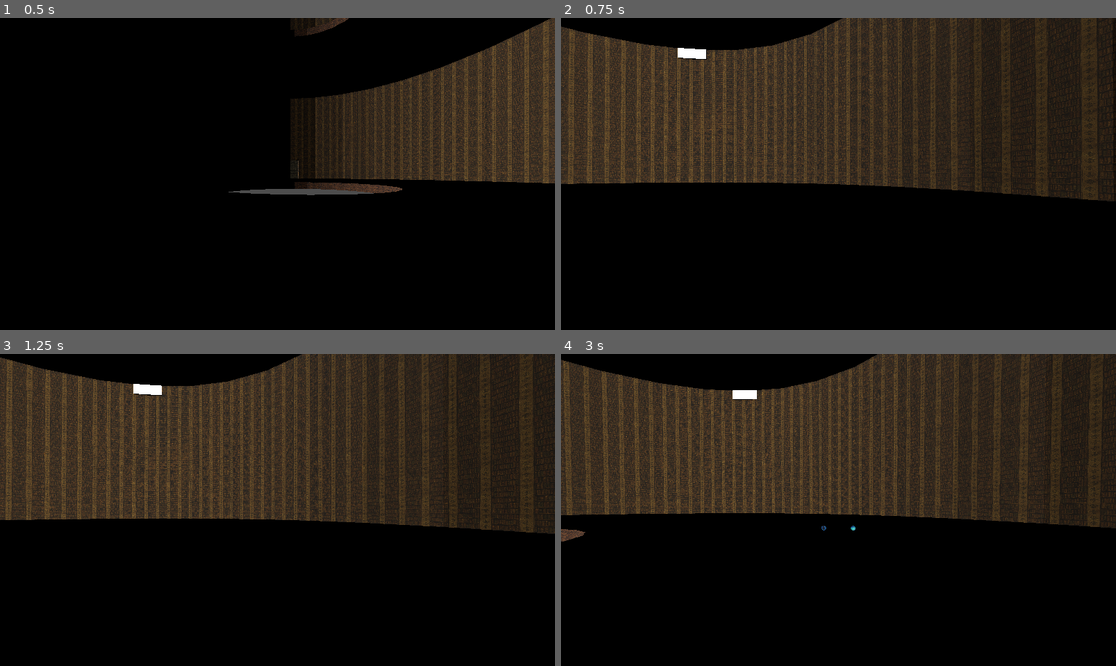
Above: before the commit, frames 1-4 (two rows, left to right).
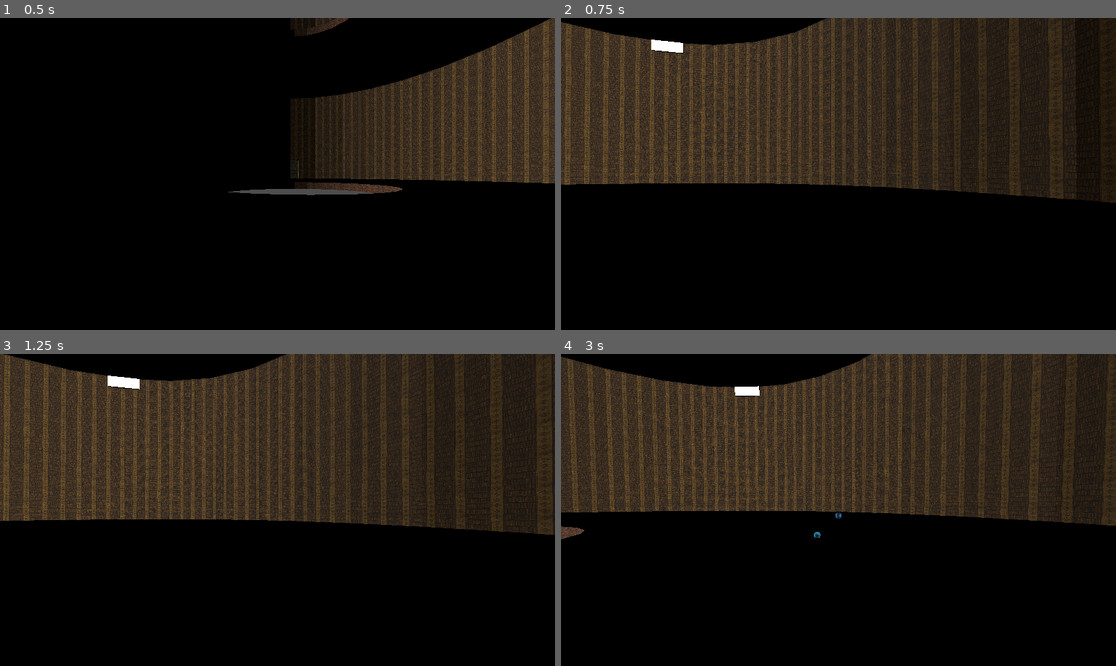
Above: after the commit, the same moments.

Repository: tharpm95/orb_thrower
Game: Godot game, scene res://worlds/level_1.tscn
Same seed, same stepped clock (60 frames per second), same inputs: the game is played once before the commit and once after it.
Inputs (mouse positions are in pixels of both pictures, inside the frame that each line leads up to):
- Up to frame 1 (0.5 s): no input
- Up to frame 2 (0.75 s): move the mouse to (866, 174) at 0.52 s; hold A (A) from 0.53 s (still down)
- Up to frame 3 (1.25 s): keep holding A (A); tap D (D) at 0.8 s
- Up to frame 4 (3 s): move the mouse to (810, 510) at 1.27 s; release A (A) at 1.28 s; tap D (D) at 1.35 s; click (810, 510) at 1.55 s; move the mouse to (849, 503) at 2.02 s; press the mouse at (849, 503) at 2.03 s; tap S (S) at 2.3, 2.85 s; tap Enter at 2.75 s; move the mouse to (832, 516) at 2.77 s; release the mouse at (832, 516) at 2.78 s

Frame 1 is identical in both runs. In frame 2, 16% of the frame differs, in the area x 0-100%, y 0-60%; in frame 3, 16%; in frame 4, 18%, in the area x 0-100%, y 0-61%.

Commit message:
Charge up throw strength

Diff:
--- a/project.godot
+++ b/project.godot
@@ -14,6 +14,12 @@
 run/main_scene="res://worlds/level_1.tscn"
 config/features=PackedStringArray("4.3", "Forward Plus")
 config/icon="res://icon.svg"
+
+[display]
+
+window/size/viewport_width=1920
+window/size/viewport_height=1080
+window/size/mode=2
 
 [input]
 
--- a/scripts/movement.gd
+++ b/scripts/movement.gd
@@ -3,20 +3,39 @@
 const SPEED = 5.0
 const JUMP_VELOCITY = 4.5
 const FALL_THRESHOLD = -100.0
-const LAUNCH_FORCE = 10.0
+const BASE_LAUNCH_FORCE = 5.0
+const MAX_LAUNCH_FORCE = 50.0
 const SPHERE_LIFETIME = 2.0 # Lifetime of a sphere in seconds
+const MAX_CHARGE_TIME = 2.0 # Time in seconds to reach full charge
 
 @onready var camera = $Camera3D
+@onready var charge_bar = $HUD/ChargeProgressBar
 
 var start_position: Vector3
 var log_timer: float = 0.0 # Timer for logging
 var log_interval: float = 1.0 # Interval to log character position
+var charge_time: float = 0.0 # Time the left mouse button is held
 
 # Load sphere mesh scene
 @export var sphere_scene: PackedScene = preload("res://scenes/orb.tscn")
 
 func _ready():
 	start_position = global_transform.origin
+	charge_bar.visible = false  # Start with the charge bar hidden
+	charge_bar.value = 0.0
+
+	# Create a StyleBoxFlat for customizing the background
+	var style_bg = StyleBoxFlat.new()
+	style_bg.bg_color = Color(0, 0, 0, 0.5)  # Semi-transparent black background
+
+	# Apply the style box for the background
+	charge_bar.add_theme_stylebox_override("background", style_bg)
+
+	# Create and apply a StyleBoxFlat for the foreground (fill)
+	var style_fg = StyleBoxFlat.new()
+	style_fg.bg_color = Color(0.5, 0, 0.5, 1)  # Purple for the foreground/fill
+
+	charge_bar.add_theme_stylebox_override("fg", style_fg)
 
 func _physics_process(delta: float) -> void:
 	# Update the timer
@@ -58,9 +77,18 @@
 
 	move_and_slide()
 
+func _process(delta: float):
+	if Input.is_action_pressed("LM"):
+		charge_time += delta
+		charge_bar.visible = true
+		charge_bar.value = min(charge_time / MAX_CHARGE_TIME, 1.0) * 100
+	else:
+		charge_time = 0.0
+		charge_bar.visible = false
+		charge_bar.value = 0.0
+
 func _input(event):
-	if event.is_action_pressed("LM"):
-		print("Left mouse pressed: Launching sphere")  # Debugging print
+	if event.is_action_released("LM"):
 		launch_sphere()
 
 func launch_sphere():
@@ -74,7 +102,8 @@
 		var sphere_rigidbody = sphere_instance.get_node("RigidBody3D") if sphere_instance else null
 		if sphere_rigidbody:
 			var camera_forward = -camera.basis.z.normalized()
-			sphere_rigidbody.apply_impulse(camera_forward * LAUNCH_FORCE)
+			var launch_force = BASE_LAUNCH_FORCE + (charge_time / MAX_CHARGE_TIME) * (MAX_LAUNCH_FORCE - BASE_LAUNCH_FORCE)
+			sphere_rigidbody.apply_impulse(camera_forward * launch_force)
 
 			# Start a timer to remove the sphere after its lifetime
 			var sphere_timer = Timer.new()
--- a/worlds/level_1.tscn
+++ b/worlds/level_1.tscn
@@ -15,6 +15,17 @@
 transform = Transform3D(1, 0, 0, 0, 1, 0, 0, 0, 1, 21.6646, -3.26286, 0)
 script = ExtResource("1_po0g2")
 
+[node name="HUD" type="Control" parent="CharacterBody3D"]
+layout_mode = 3
+anchors_preset = 0
+offset_right = 40.0
+offset_bottom = 40.0
+
+[node name="ChargeProgressBar" type="ProgressBar" parent="CharacterBody3D/HUD"]
+layout_mode = 0
+offset_right = 4.0
+offset_bottom = 27.0
+
 [node name="CollisionShape3D" type="CollisionShape3D" parent="CharacterBody3D"]
 shape = SubResource("CapsuleShape3D_cba7o")
 
